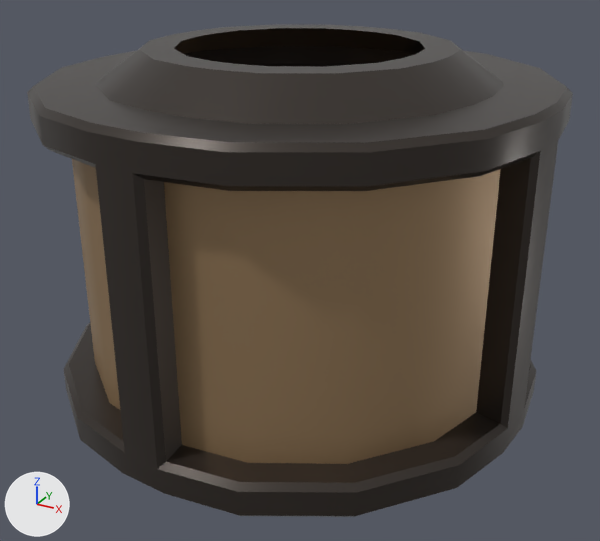
Renders of the FBX model Assets/Models/LevelModels/Props/Cauldron/Rotate_4.fbx from each side of a commit.
The view is the same before and after, from a 50 mm camera at (1.114, -0.906, 1.659) aimed at (0.96, -0.625, 1.519). The lights are fixed; the arrows at lower left show +X, +Y and +Z. The older version comes first.

In view in the first picture: 'Rotate_4'.
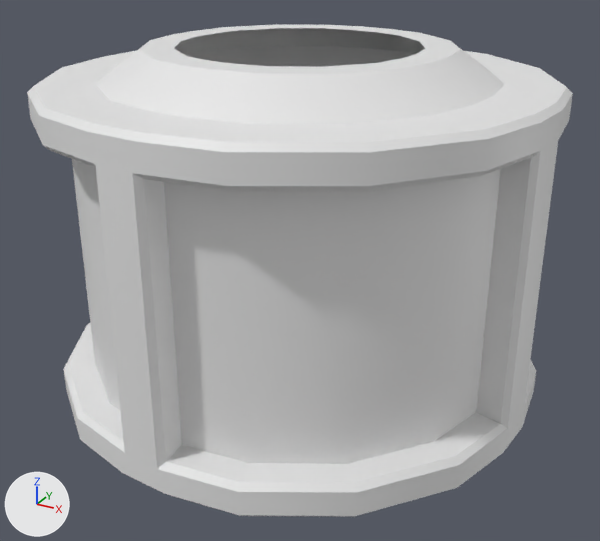
The newer file is also turned or shifted as a whole; pictures and numbers use the older file's frame.

Changed parts and their boxes (x1, y1, x2, y2) in the pictures (600 x 541 px):
```json
{"part": 1, "of": "me_cylinder_002", "change": "recoloured", "before": [72, 159, 501, 464], "after": [72, 159, 501, 464], "on screen": "brown to white"}
{"part": 2, "of": "me_cylinder_002", "change": "recoloured", "before": [27, 25, 573, 517], "after": [27, 25, 573, 517], "on screen": "lighter"}
```

Scene script edits in JSON lines:
```json
{"block": "me_cylinder_002", "where": "me_cylinder_002.from_pydata(...)  # 320 vertices, 300 faces; spans x -0.101..0.101, y -0.101..0.101, z -0.078..0.078"}
{"block": "me_cylinder_002", "where": "# used by ob_rotate_4; location = (0.9567, -0.6198, 1.5323)"}
{"block": "me_cylinder_002", "change": "me_cylinder_002 part 1: all 16 faces that had it switch from mat_material_009 (brown #a38664) to no material"}
{"block": "me_cylinder_002", "change": "me_cylinder_002 part 2: all 284 faces that had it switch from mat_material_002 to no material"}
```
